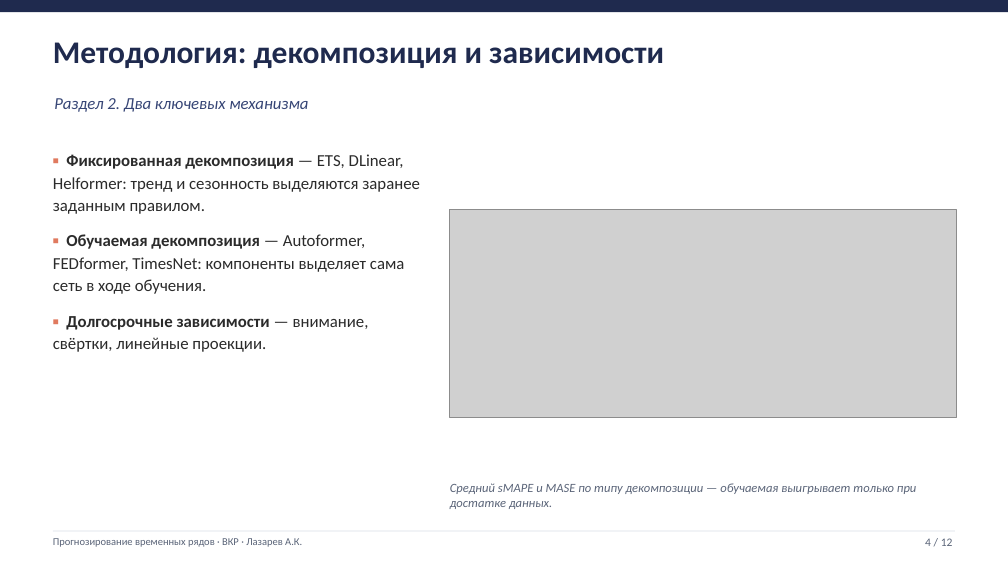
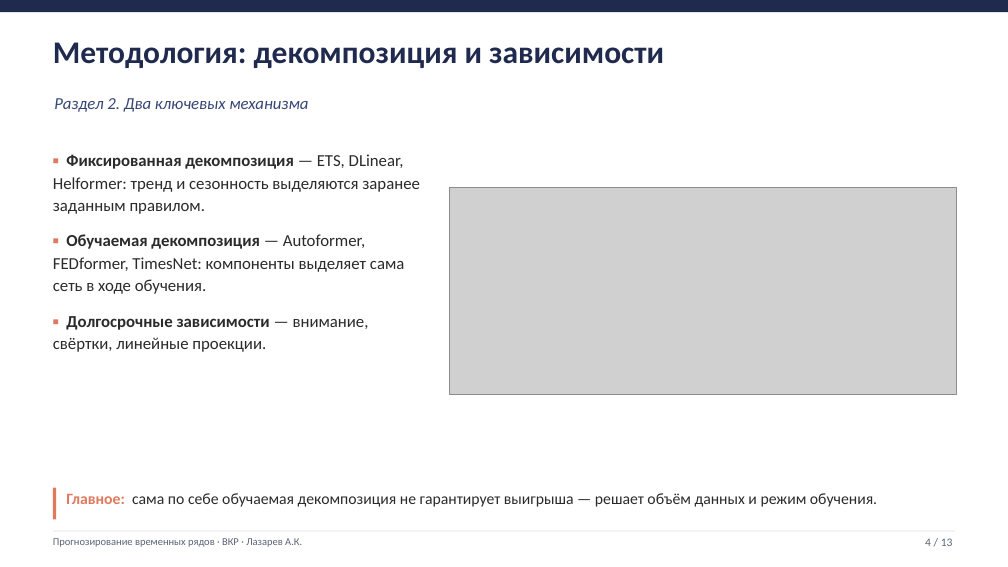
Before and after one commit to Prost444/Hybrid-models-for-TS-processing, a slide deck: slide 4 of docs/Презентация_Лазарев_ВКР.pptx. Drawn at 1008x567 pixels with LibreOffice and Linux fonts; fonts in the diff are those of the drawing; grey boxes stand for pictures. Boxes give left, top, right and bottom in pixels: in the first picture for what was removed or moved away, otherwise in the second. Text is boxed around its words. In the diff, an @@ line names an element or a change of style, - is before the commit and + after.

```diff
--- a/docs/Презентация_Лазарев_ВКР.pptx
+++ b/docs/Презентация_Лазарев_ВКР.pptx
@@ picture: place and size @@
-picture at [450, 210, 957, 418]
+picture at [450, 188, 957, 395]
@@ rectangle added at [53, 488, 56, 520], fill #E07A5F @@
@@ text added at [66, 493, 877, 507], 15 pt, text #2B2B2B @@
+Главное: сама по себе обучаемая декомпозиция не гарантирует выигрыша — решает объём данных и режим обучения.
@@ text removed at [450, 483, 916, 509] @@
-Средний sMAPE и MASE по типу декомпозиции — обучаемая выигрывает только при достатке данных.
```
Also in this commit, not shown: 9 other slides changed, 1 slide added, 4 other files.
